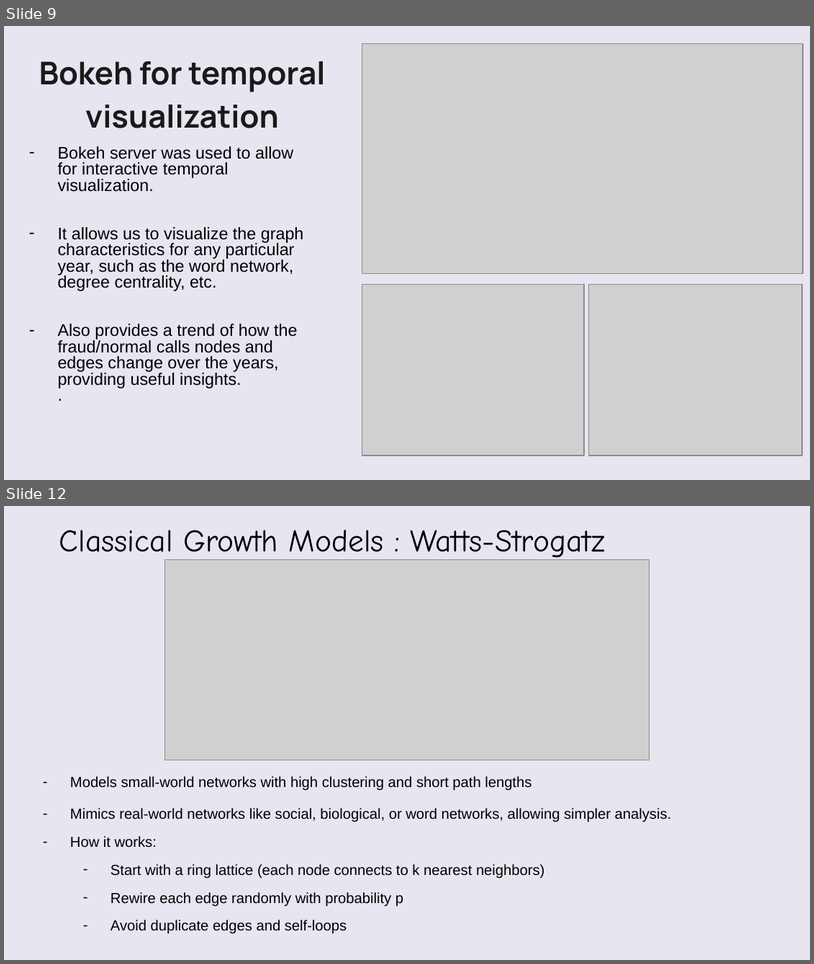
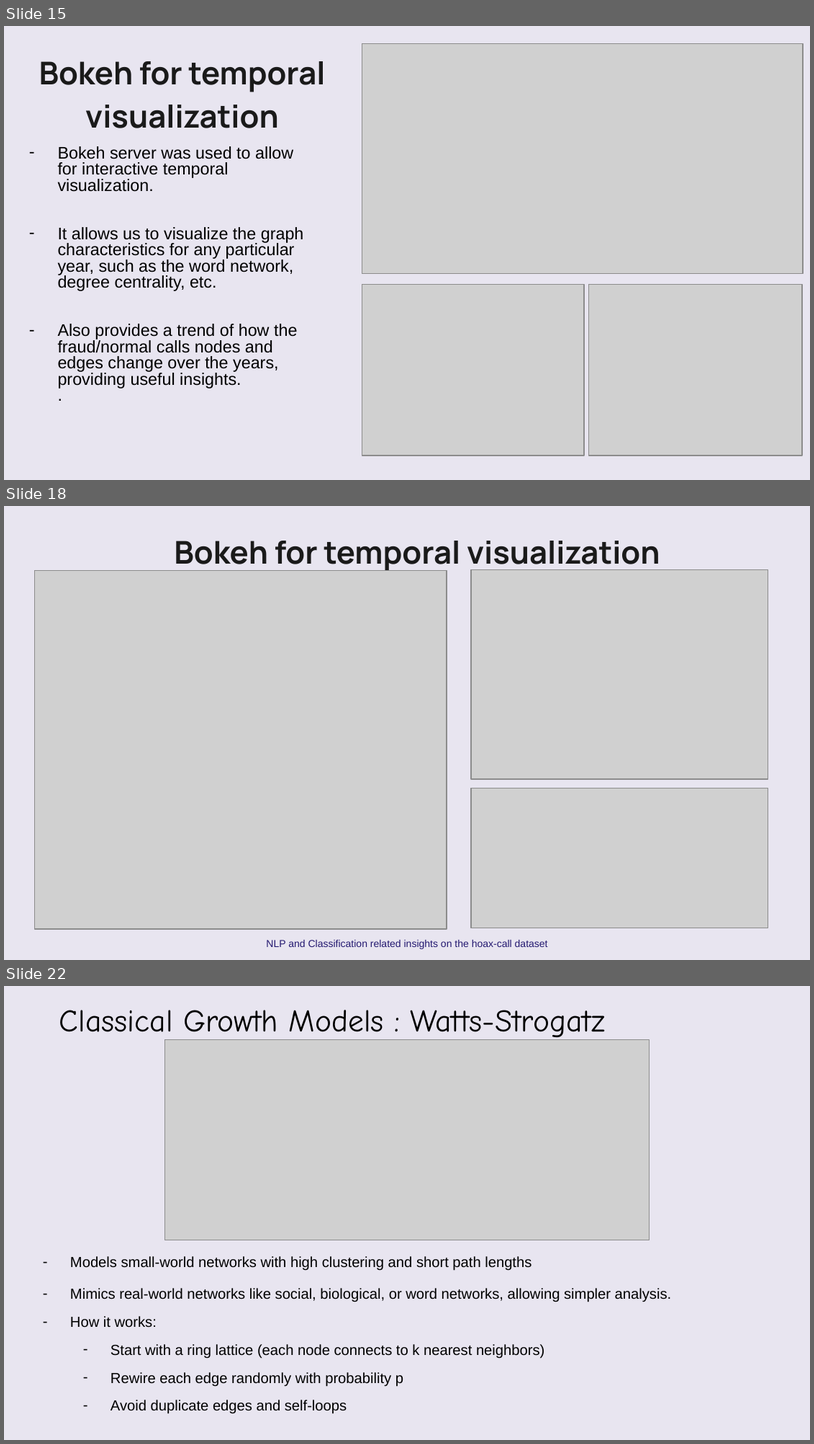
Before and after one commit to VatsalBhuva11/hoax-call-temporal-analysis, a slide deck: Group_16_SNA.pptx. Shown one above the other, each under a label of ours: slides 9 and 12 before the commit, slides 15, 18 and 22 after it; the slides between them are not shown. The pictures are 814x964 and 814x1444 pixels, drawn with LibreOffice and Linux fonts; fonts in the diff are those of the drawing; grey boxes stand for pictures; background and template pictures are left out. Boxes give left, top, right and bottom in pixels: in the first picture for what was removed or moved away, otherwise in the second. Text is boxed around its words. In the diff, an @@ line names an element or a change of style, - is before the commit and + after.

```diff
--- a/Group_16_SNA.pptx
+++ b/Group_16_SNA.pptx
@@ slide 18 added at (x1=4, y1=506, x2=810, y2=960), background picture (left out) @@
@@ freeform shape added at (x1=4, y1=506, x2=810, y2=960), fill #FAFAFA at 75% opacity @@
@@ text added at (x1=174, y1=541, x2=661, y2=572), 28 pt, text #1A1A1A, bold @@
+Bokeh for temporal visualization
@@ picture added at (x1=471, y1=569, x2=768, y2=779) @@
@@ picture added at (x1=35, y1=571, x2=448, y2=929) @@
@@ picture added at (x1=471, y1=788, x2=768, y2=928) @@
@@ text added at (x1=266, y1=939, x2=548, y2=949), 9 pt, text #231870 @@
+NLP and Classification related insights on the hoax-call dataset
@@ what was slide 9 is now slide 15 @@
@@ what was slide 12 is now slide 22 @@
```
Also in this commit, not shown: 4 slides changed, 10 other slides added, 1 slide removed, 3 other files.
